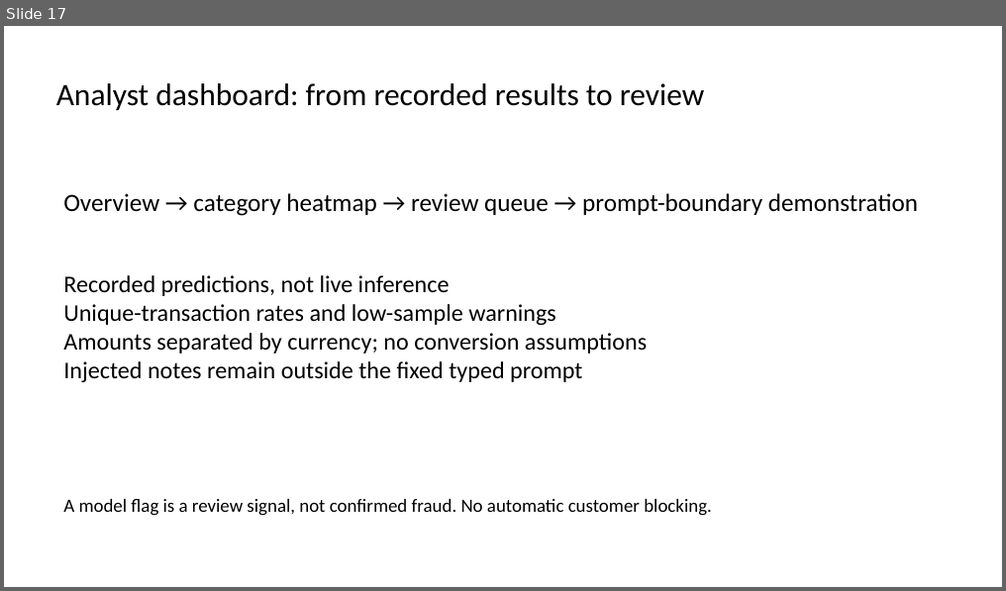
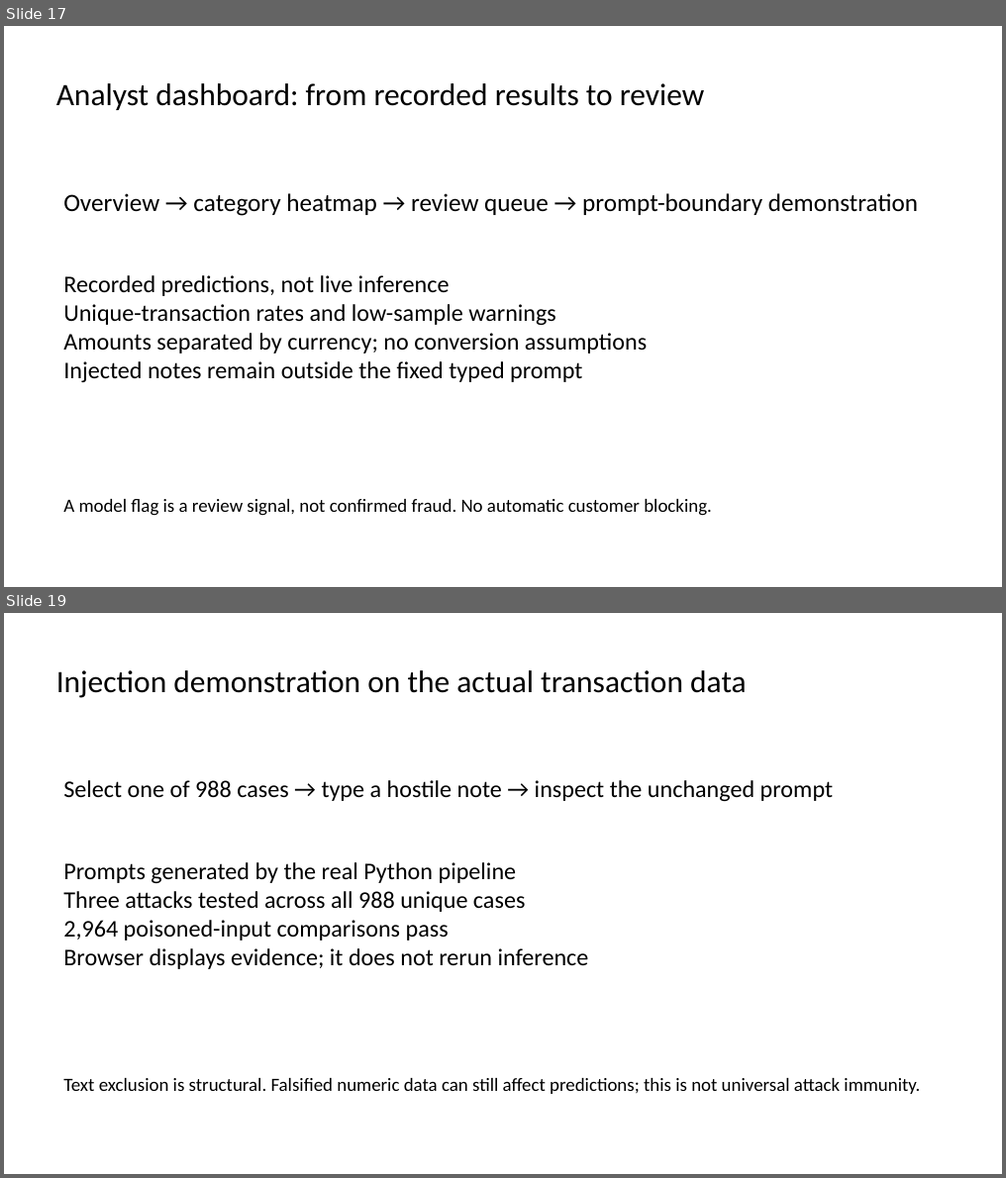
Before and after one commit to Vinay1656/fraud-sentinel, a slide deck: docs/presentation.pptx. Shown one above the other, each under a label of ours: slide 17 before the commit, slides 17 and 19 after it; the slides between them are not shown. The pictures are 1006x591 and 1006x1178 pixels, drawn with LibreOffice and Linux fonts; fonts in the diff are those of the drawing. Boxes give left, top, right and bottom in pixels: in the first picture for what was removed or moved away, otherwise in the second. Text is boxed around its words. In the diff, an @@ line names an element or a change of style, - is before the commit and + after.

Commit message:
Add local analyst feedback and actual-data injection demonstration

```diff
--- a/docs/presentation.pptx
+++ b/docs/presentation.pptx
@@ slide 19 added at <box>4,613,1002,1174</box>, background #FFFFFF @@
@@ text added at <box>56,670,746,698</box>, 30 pt, text #000000 @@
+Injection demonstration on the actual transaction data
@@ text added at <box>63,780,833,801</box>, 23 pt, text #000000 @@
+Select one of 988 cases → type a hostile note → inspect the unchanged prompt
@@ text added at <box>63,862,589,969</box>, 23 pt, text #000000 @@
+Prompts generated by the real Python pipeline
+Three attacks tested across all 988 unique cases
+2,964 poisoned-input comparisons pass
+Browser displays evidence; it does not rerun inference
@@ text added at <box>63,1078,920,1094</box>, 18 pt, text #000000 @@
+Text exclusion is structural. Falsified numeric data can still affect predictions; this is not universal attack immunity.
```
Also in this commit, not shown: 1 other slide added, 14 other files.
